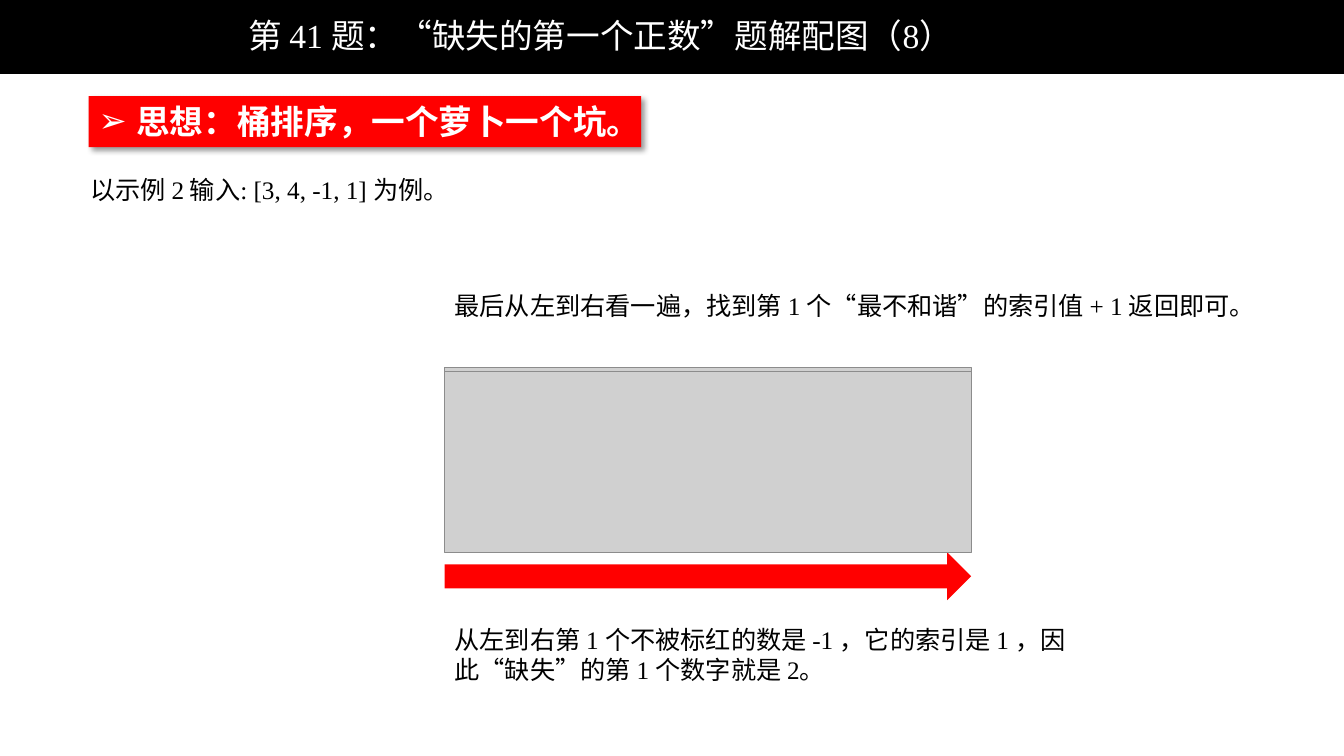
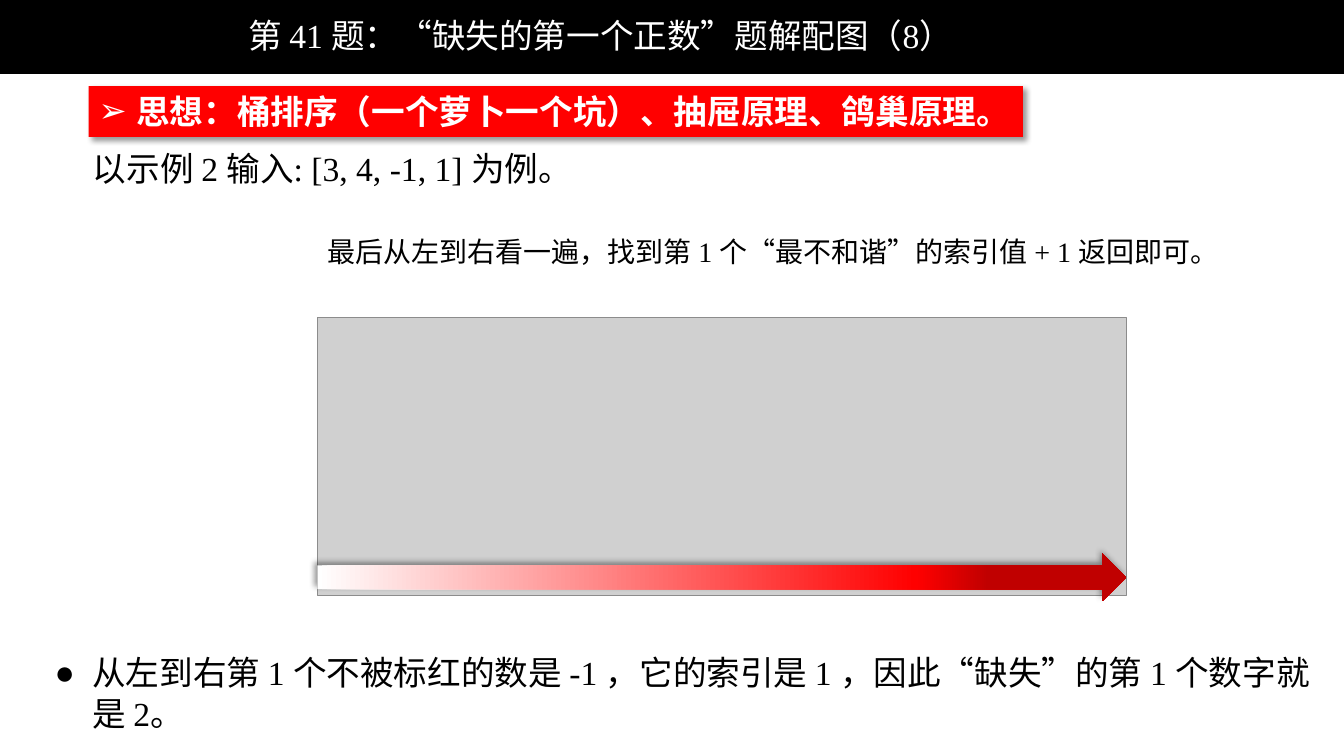
Before and after one commit to liweiwei1419/LeetCode-Solution-PPT, a slide deck: slide 8 of 0001-0100/LeetCode 第 41 题：“缺失的第一个正数”题解配图.pptx. Drawn at 1344x756 pixels with LibreOffice and Linux fonts; fonts in the diff are those of the drawing; grey boxes stand for pictures; background and template pictures are left out. Boxes give left, top, right and bottom in pixels: in the first picture for what was removed or moved away, otherwise in the second. Text is boxed around its words. In the diff, an @@ line names an element or a change of style, - is before the commit and + after.

```diff
--- a/0001-0100/LeetCode 第 41 题：“缺失的第一个正数”题解配图.pptx
+++ b/0001-0100/LeetCode 第 41 题：“缺失的第一个正数”题解配图.pptx
@@ rectangle "思想：桶排序（一个萝卜一个坑）、抽屉原理、鸽巢原理。": place and size @@
-rectangle "思想：桶排序（一个萝卜一个坑）、抽屉原理、鸽巢原理。" at [89, 97, 641, 147]
+rectangle "思想：桶排序（一个萝卜一个坑）、抽屉原理、鸽巢原理。" at [89, 86, 1023, 136]
@@ text in rectangle at [136, 95, 1010, 128]: text changed @@
-➢ 思想：桶排序，一个萝卜一个坑。
+➢ 思想：桶排序（一个萝卜一个坑）、抽屉原理、鸽巢原理。
@@ text "以示例 2 输入: [3, 4, ...": place and size @@
-text "以示例 2 输入: [3, 4, ..." at [90, 178, 449, 203]
+text "以示例 2 输入: [3, 4, ..." at [93, 153, 572, 186]
@@ text "以示例 2 输入: [3, 4, ..." at [93, 153, 572, 186]: size 18 to 24 pt; font Calibri to Times New Roman in "以示例 输入: 为例。" @@
@@ text "最后从左到右看一遍，找到第 1 个“最不和谐”的索引值 + 1 ...": place and size @@
-text "最后从左到右看一遍，找到第 1 个“最不和谐”的索引值 + 1 ..." at [455, 293, 1255, 318]
+text "最后从左到右看一遍，找到第 1 个“最不和谐”的索引值 + 1 ..." at [327, 238, 1218, 265]
@@ text "最后从左到右看一遍，找到第 1 个“最不和谐”的索引值 + 1 ..." at [327, 238, 1218, 265]: size 18 to 20 pt @@
@@ picture: place and size @@
-picture at [445, 372, 971, 553]
+picture at [318, 318, 1126, 596]
@@ picture removed at [445, 368, 971, 548] @@
@@ down arrow: place and size @@
-down arrow at [445, 553, 971, 600]
+down arrow at [317, 554, 1126, 601]
@@ down arrow at [317, 554, 1126, 601]: fill #FF0000 to gradient #FFFFFF to #FF0000 to #C00000; shadow on @@
@@ text "从左到右第 1 个不被标红的数是 -1 ，它的索引是 ...": place and size @@
-text "从左到右第 1 个不被标红的数是 -1 ，它的索引是 ..." at [455, 627, 1065, 681]
+text "从左到右第 1 个不被标红的数是 -1 ，它的索引是 ..." at [92, 656, 1309, 729]
@@ text "从左到右第 1 个不被标红的数是 -1 ，它的索引是 ..." at [92, 656, 1309, 729]: size 18 to 24 pt; bullet none to ● @@
```
Also in this commit, not shown: 7 other slides changed.
